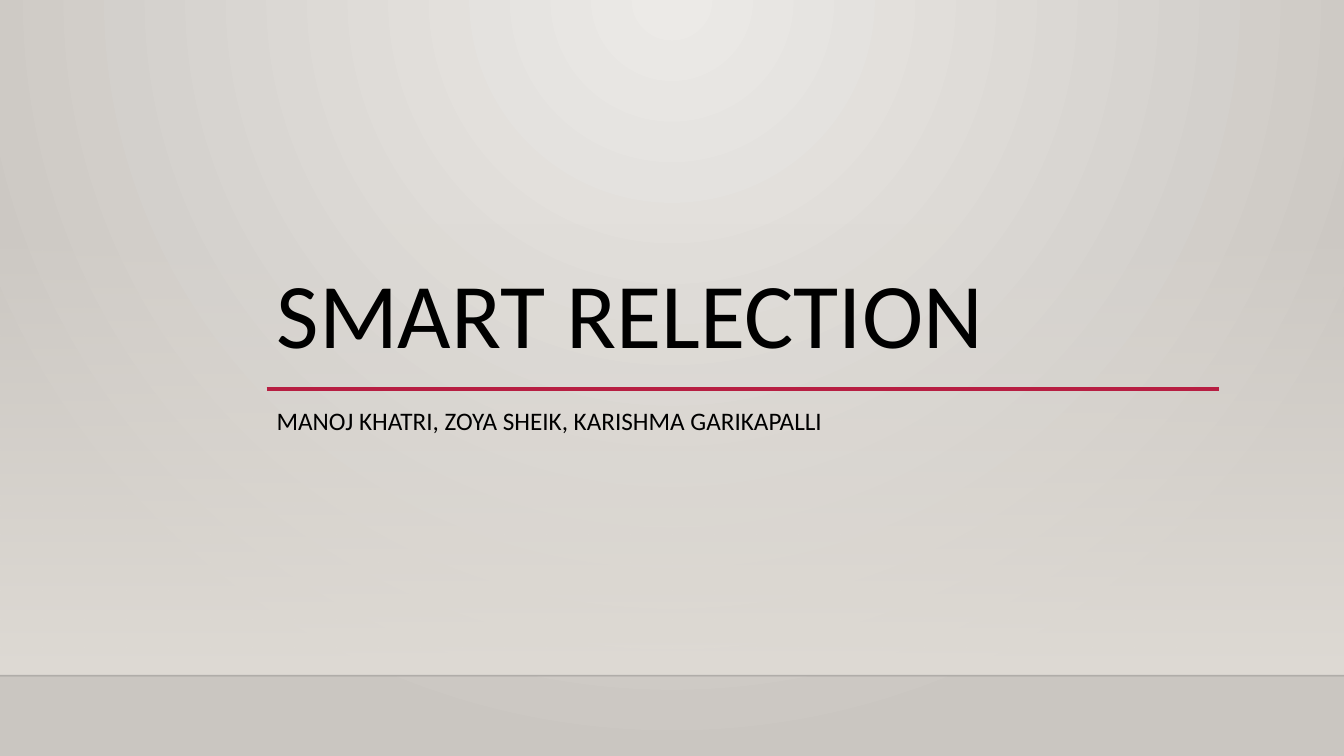
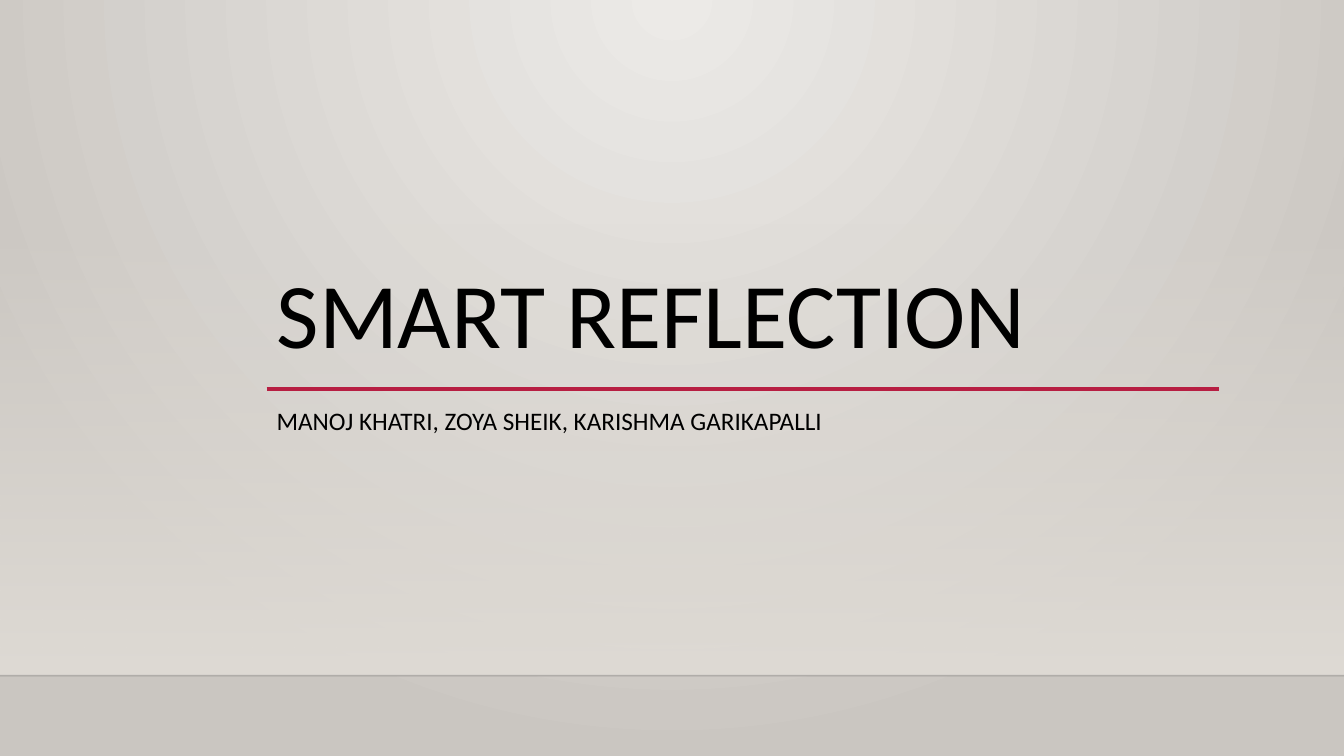
Before and after one commit to DurgaPrasadGanta/SmartReflection, a slide deck: slide 1 of Smart Relection.pptx. Drawn at 1344x756 pixels with LibreOffice and Linux fonts; fonts in the diff are those of the drawing; background and template pictures are left out. Boxes give left, top, right and bottom in pixels: in the first picture for what was removed or moved away, otherwise in the second. Text is boxed around its words. In the diff, an @@ line names an element or a change of style, - is before the commit and + after.

Commit message:
Modified the powerpoint

```diff
--- a/Smart Relection.pptx
+++ b/Smart Relection.pptx
@@ title at (x1=277, y1=288, x2=1025, y2=349): text changed @@
-SMART RELECTION
+SMART REFLECTION
```
Also in this commit, not shown: 1 other slide changed, 3 slides added, 1 other file.
